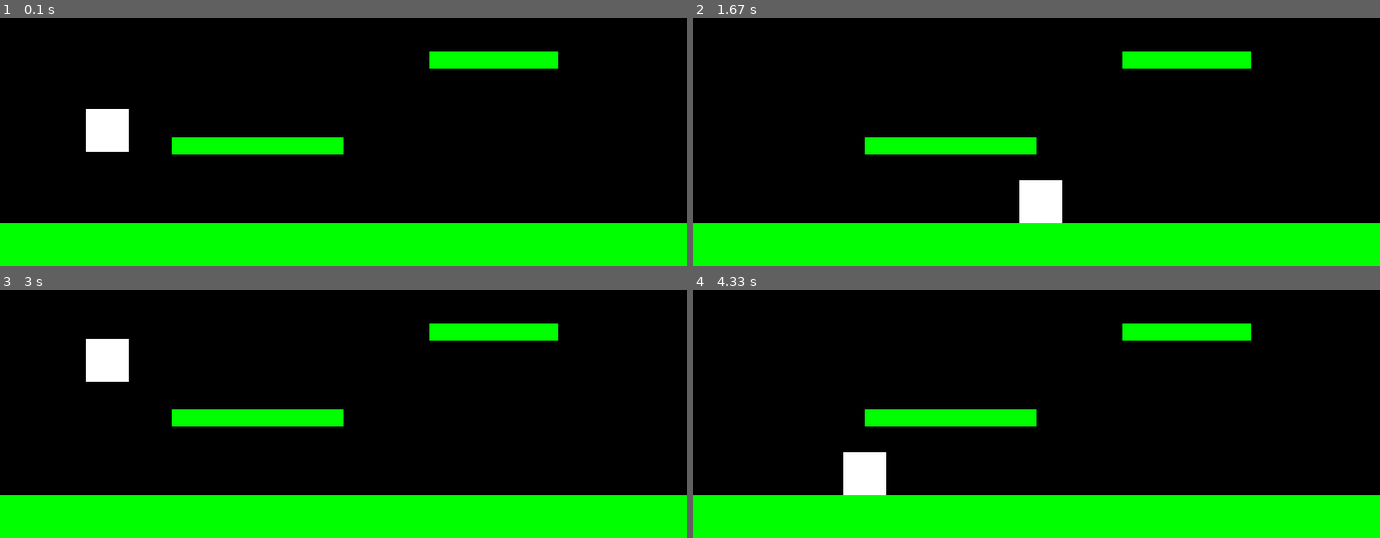
Above: before the commit, frames 1-4 (two rows, left to right).
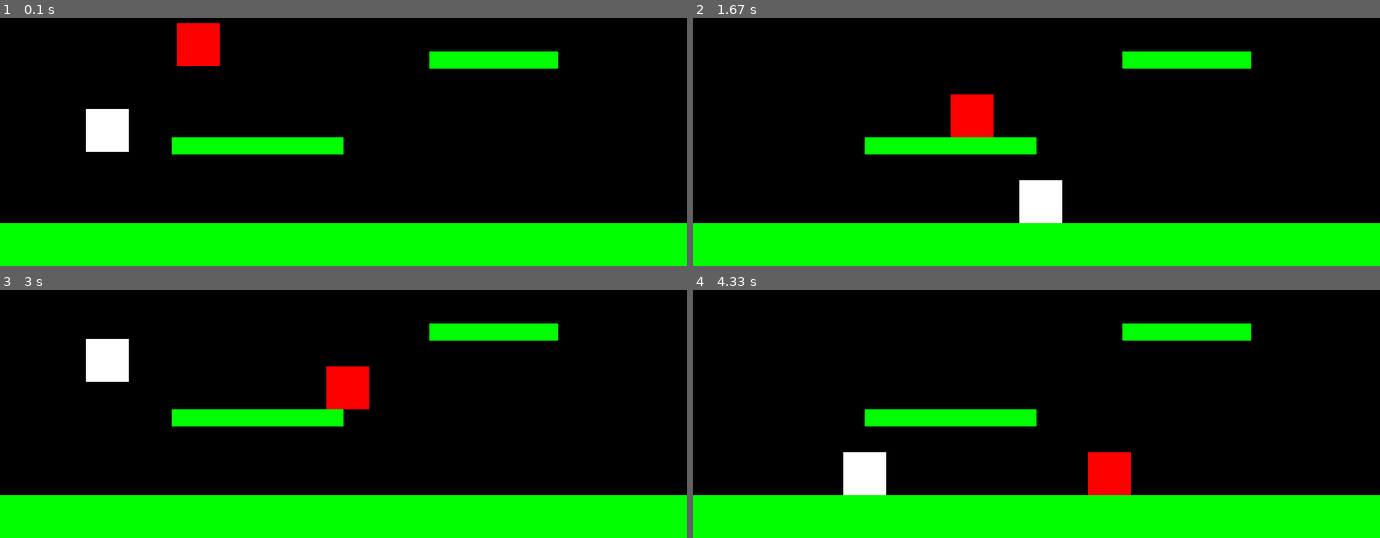
Above: after the commit, the same moments.

Repository: ChefanKreis/FoerdeDerFurcht
Game: pygame game, started from pygame_FoerdeDerFurcht.py
Two runs of this game, one before a commit and one after it. Both use one fixed random seed, a clock stepped at 60 frames per second and the inputs below.
Inputs:
- Up to frame 1 (0.1 s): no input
- Up to frame 2 (1.67 s): hold Right 0.33-0.8 s; hold Up 0.83-1.13 s; hold Right 1.17-1.63 s
- Up to frame 3 (3 s): hold Left 1.67-2.2 s; hold Left 2.23-2.63 s; hold Up from 2.67 s (still down)
- Up to frame 4 (4.33 s): release Up at 3.03 s; hold Right 3.07-3.7 s; hold Left 3.73-4.2 s; hold Right from 4.23 s (still down)

The runs differ from the first frame. In frame 1, 1.1% of the frame differs, in the area x 25-32%, y 2-20%; in frame 2, 1.1%; in frame 3, 1.1%; in frame 4, 1.1%.

Commit message:
enemy Bewegung hin und her hinzugefügt

Diff:
--- a/pygame_FoerdeDerFurcht.py
+++ b/pygame_FoerdeDerFurcht.py
@@ -109,7 +109,12 @@
         self.number = number
         self.layout = None  # Level-Daten laden
         self.player = Player(100, 400, None)  # Platzhalter für Sprite
+
         self.enemies = pygame.sprite.Group()
+        enemy = MultipleChoiceEnemy(200, 300, None)  # Beispielgegner
+        self.enemies.add(enemy)
+        # Weitere Gegner möglich
+
         self.powerups = pygame.sprite.Group()
         self.collectibles = pygame.sprite.Group()
         self.platforms = pygame.sprite.Group()
@@ -124,7 +129,7 @@
 
     def update(self):
         self.player.update(self.platforms)
-        self.enemies.update()
+        #self.enemies.update(self.platform)
         for enemy in self.enemies:
             if hasattr(enemy, 'update') and callable(enemy.update):
                 enemy.update(self.platforms)  # Plattformen an Enemy.update() übergeben
@@ -270,9 +275,27 @@
     def __init__(self, x, y, sprite):
         super().__init__(x, y, sprite)
         self.image = sprite or pygame.Surface((50, 50))
+        self.image.fill((255, 0, 0))
+        self.rect = self.image.get_rect(topleft=(x, y))
+        self.velocity.x = 1  # Geschwindigkeit Enemy
+        self.on_ground = True  # Standardmäßig auf dem Boden
+        self.direction = random.random() # Zufällige Richtung für den Start
+
+    def move(self):
+        # Bildschirmgrenzen vertikal prüfen
+       if self.rect.left <= 0 or self.rect.right >= WIDTH:
+           self.velocity.x *= -1  # Richtung umkehren, Bildschirmgrenze rechts und links
+
+    #def random_jump(self):
+
+
+
+
+
 
     def update(self, platforms):
         super().update(platforms)
+        self.move() # Bewegung update
 
     def attack(self):
         pass #Angriff von MCE
